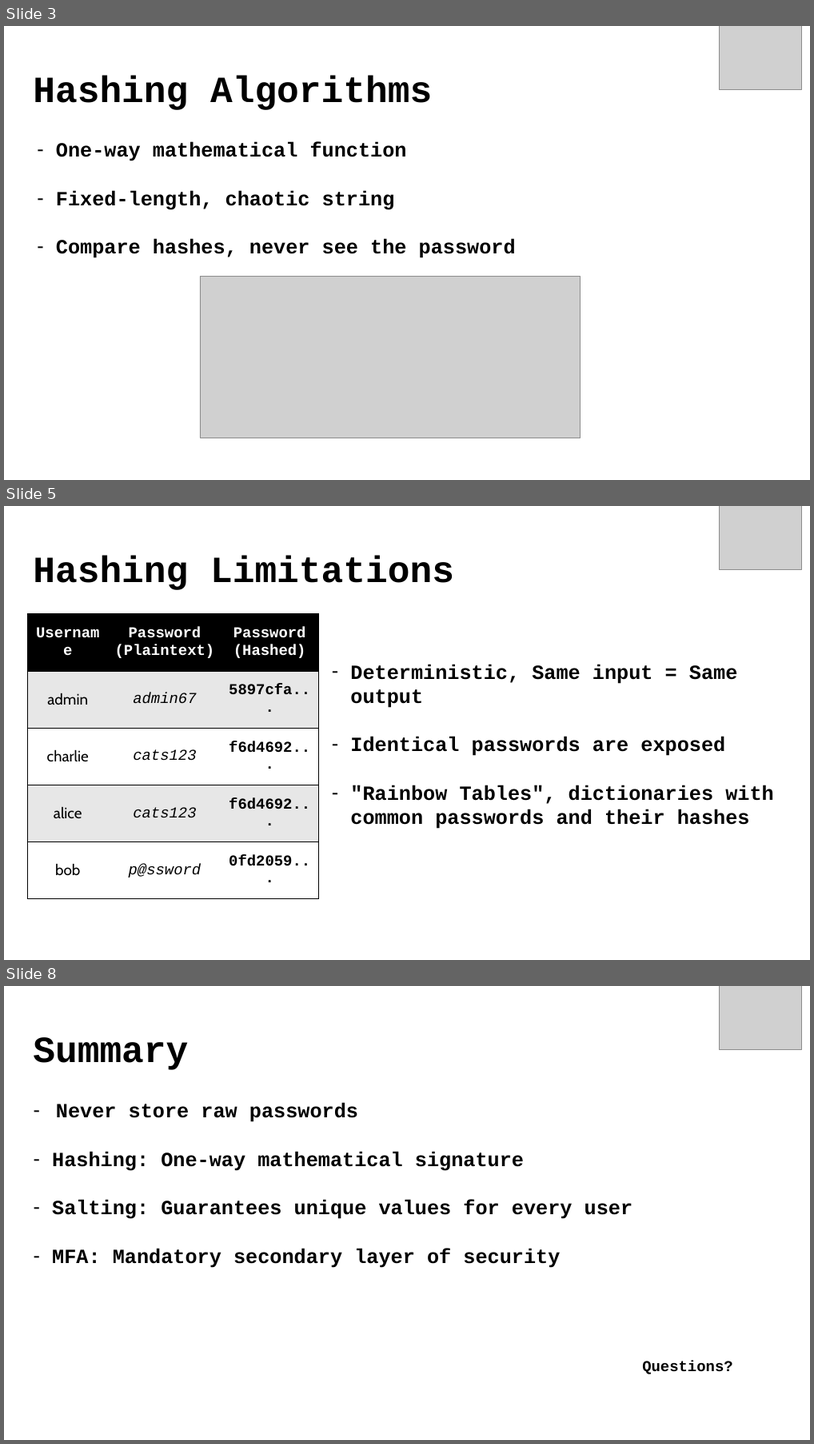
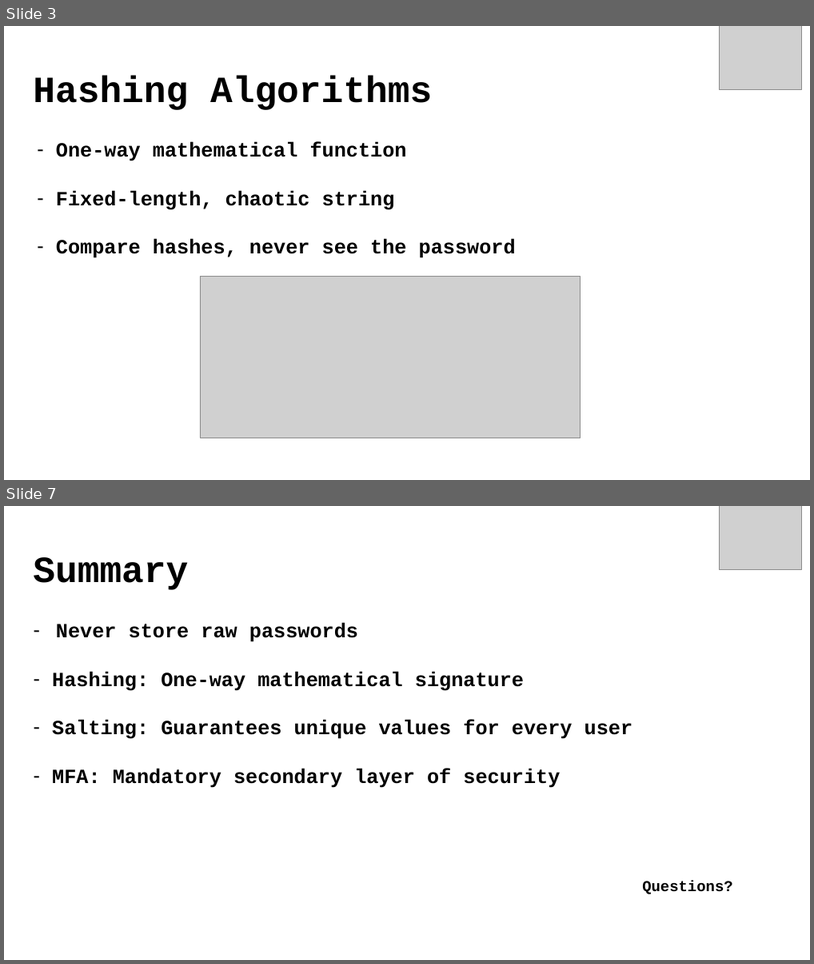
Before and after one commit to Arnaud1404/M1, a slide deck: Presentation/passwords.pptx. Shown one above the other, each under a label of ours: slides 3, 5 and 8 before the commit, slides 3 and 7 after it; the slides between them are not shown. The pictures are 814x1444 and 814x964 pixels, drawn with LibreOffice and Linux fonts; fonts in the diff are those of the drawing; grey boxes stand for pictures. Boxes give left, top, right and bottom in pixels: in the first picture for what was removed or moved away, otherwise in the second. Text is boxed around its words. In the diff, an @@ line names an element or a change of style, - is before the commit and + after.

```diff
--- a/Presentation/passwords.pptx
+++ b/Presentation/passwords.pptx
@@ slide 5 removed at bbox=[4, 506, 810, 960], background #FFFFFF @@
@@ picture removed at bbox=[720, 506, 802, 569] @@
@@ title removed at bbox=[33, 556, 454, 590] @@
-Hashing Limitations
@@ table removed at bbox=[27, 614, 319, 899], 5 rows, 3 columns @@
-Username | Password (Plaintext) | Password / (Hashed)
-admin | admin67 | 5897cfa...
-charlie | cats123 | f6d4692...
-alice | cats123 | f6d4692...
-bob | p@ssword | 0fd2059...
@@ text removed at bbox=[350, 664, 774, 828] @@
-– Deterministic, Same input = Same output
-– Identical passwords are exposed
-– "Rainbow Tables", dictionaries with common passwords and their hashes
@@ what was slide 8 is now slide 7 @@
```
Also in this commit, not shown: 2 slides changed.
